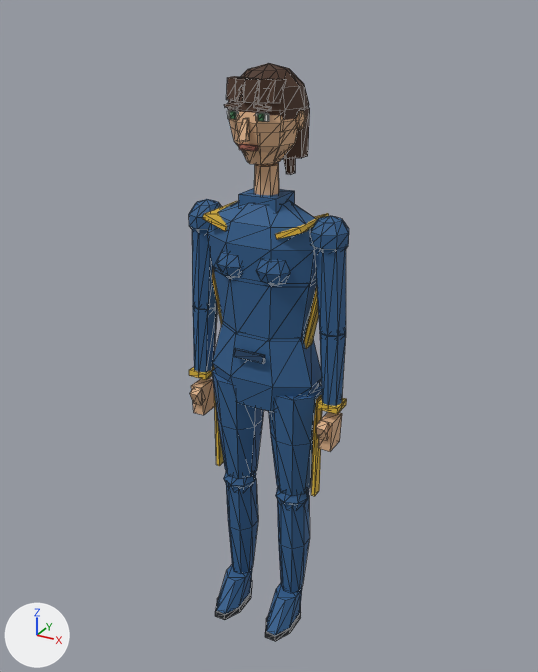
Before and after pictures for a commit that changed the glTF model public/models/terra/personnage_femme.glb.
The view is the same before and after, from a camera (50 mm lens) standing at (1.014, -1.827, 1.955) and looking at (-0.019, 0.051, 1.016). The lights are fixed; the arrows at lower left show +X, +Y and +Z. The picture after the commit comes second. Mesh edges are drawn as thin lines. Where no turn or scale is listed for an object, it has been applied to the vertices. Vertices at exactly the same position are counted once.

The first picture shows 'personnage_femme_corps'.
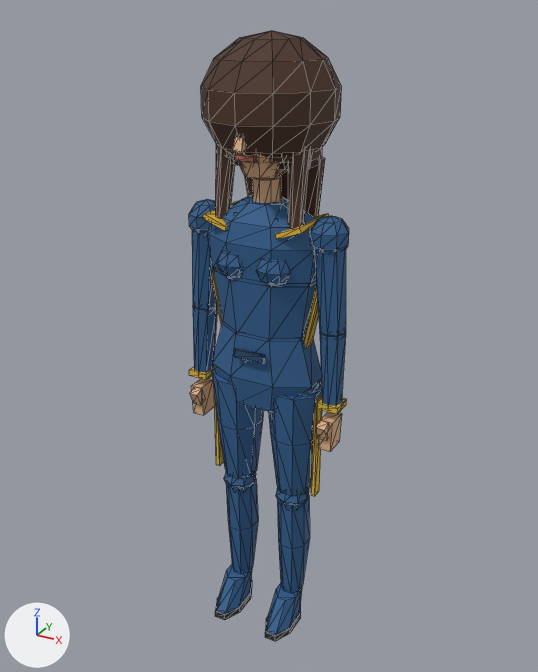
Boxes [x1, y1, x2, y2] around the edits, measured in the pictures (538 x 672 px; the box of a moved part takes in the faces that stretch with it):
'personnage_femme_corps', reshaped
    before: [189, 63, 349, 641]
    after: [189, 137, 349, 641]
'personnage_femme_coupe_afro', added (brown)
    after: [201, 30, 342, 160]
'personnage_femme_coupe_longue', added
    after: [215, 144, 325, 229]
'personnage_femme_coupe_carre', added
    after: [225, 147, 322, 163]
'personnage_femme_coupe_mi_longue', added (mostly hidden)
    after: [232, 158, 320, 170]
part 1 of me_personnage_femme_corps, deleted
    before: [226, 76, 310, 175]
part 2 of me_personnage_femme_corps, moved or reshaped
    before: [224, 63, 309, 213]
    after: [232, 137, 287, 203]

The edits, one by one:
me_personnage_femme_corps is used by ob_personnage_femme_corps; location (0.0, 0.0, 0.0).
me_personnage_femme_corps had 952 vertices, 1662 faces and spanned x -0.26..0.26, y -0.16..0.16, z 0.0..1.82.
me_personnage_femme_corps now has 828 vertices, 1446 faces and spans x -0.26..0.26, y -0.16..0.13, z 0.0..1.82.
me_personnage_femme_corps part 1: 7 loose pieces with 72 vertices, spanning x -0.1..0.1, y -0.11..0.16, z 1.51..1.79, are deleted.
Part 2, on me_personnage_femme_corps:
59 vertices are removed from x -0.11..0.11, y -0.1..0.13, z 1.62..1.81.
128 faces are deleted.
13 vertices in x -0.07..-0.03, y -0.1..-0.09, z 1.68..1.73 move by (-0.01, -0.02, -0.01).
13 vertices in x 0.03..0.07, y -0.1..-0.09, z 1.68..1.73 move by (0.01, -0.02, -0.01).
10 vertices in x -0.03..0.03, y -0.13..-0.09, z 1.62..1.7 move by (0.0, -0.02, -0.02).
10 vertices in x -0.03..0.03, y -0.1..-0.09, z 1.69..1.75 move by (0.0, -0.02, -0.01).
9 vertices in x 0.09..0.11, y -0.01..0.03, z 1.66..1.71 move by (0.02, 0.0, -0.01).
9 vertices in x -0.11..-0.09, y -0.01..0.03, z 1.66..1.71 move by (-0.02, 0.0, -0.01).
125 vertices move from x -0.11..0.11, y -0.11..0.11, z 1.44..1.82 to x -0.12..0.12, y -0.12..0.13, z 1.38..1.82.
7 vertices are added at x -0.03..0.03, y -0.12..-0.1, z 1.59..1.6.
16 new faces join them, mat_peau (beige #e0b38a).
12 new faces join them, mat_levres (pink #b8705f).
Mesh me_personnage_femme_coupe_mi_longue is new.
It has 104 vertices, 176 faces and spans x -0.14..0.14, y -0.122..0.158, z 1.559..1.837.
It uses material mat_cheveux (brown #4a3020).
Mesh me_personnage_femme_coupe_longue is new.
It has 148 vertices, 252 faces and spans x -0.14..0.14, y -0.122..0.158, z 1.287..1.837.
It uses material mat_cheveux (brown #4a3020).
Mesh me_personnage_femme_coupe_carre is new.
It has 120 vertices, 200 faces and spans x -0.14..0.14, y -0.124..0.159, z 1.573..1.839.
It uses material mat_cheveux (brown #4a3020).
Mesh me_personnage_femme_coupe_afro is new.
It is a UV sphere (12 segments, 7 rings, poles along z) spanning x -0.19..0.19, y -0.16..0.219, z 1.545..1.903.
It uses material mat_cheveux (brown #4a3020).
Object 'personnage_femme_coupe_mi_longue' (ob_personnage_femme_coupe_mi_longue) is new; it shows me_personnage_femme_coupe_mi_longue.
Its location is (0.0, 0.0, 0.0).
Object 'personnage_femme_coupe_longue' (ob_personnage_femme_coupe_longue) is new; it shows me_personnage_femme_coupe_longue.
Its location is (0.0, 0.0, 0.0).
Object 'personnage_femme_coupe_carre' (ob_personnage_femme_coupe_carre) is new; it shows me_personnage_femme_coupe_carre.
Its location is (0.0, 0.0, 0.0).
Object 'personnage_femme_coupe_afro' (ob_personnage_femme_coupe_afro) is new; it shows me_personnage_femme_coupe_afro.
Its location is (0.0, 0.0, 0.0).
